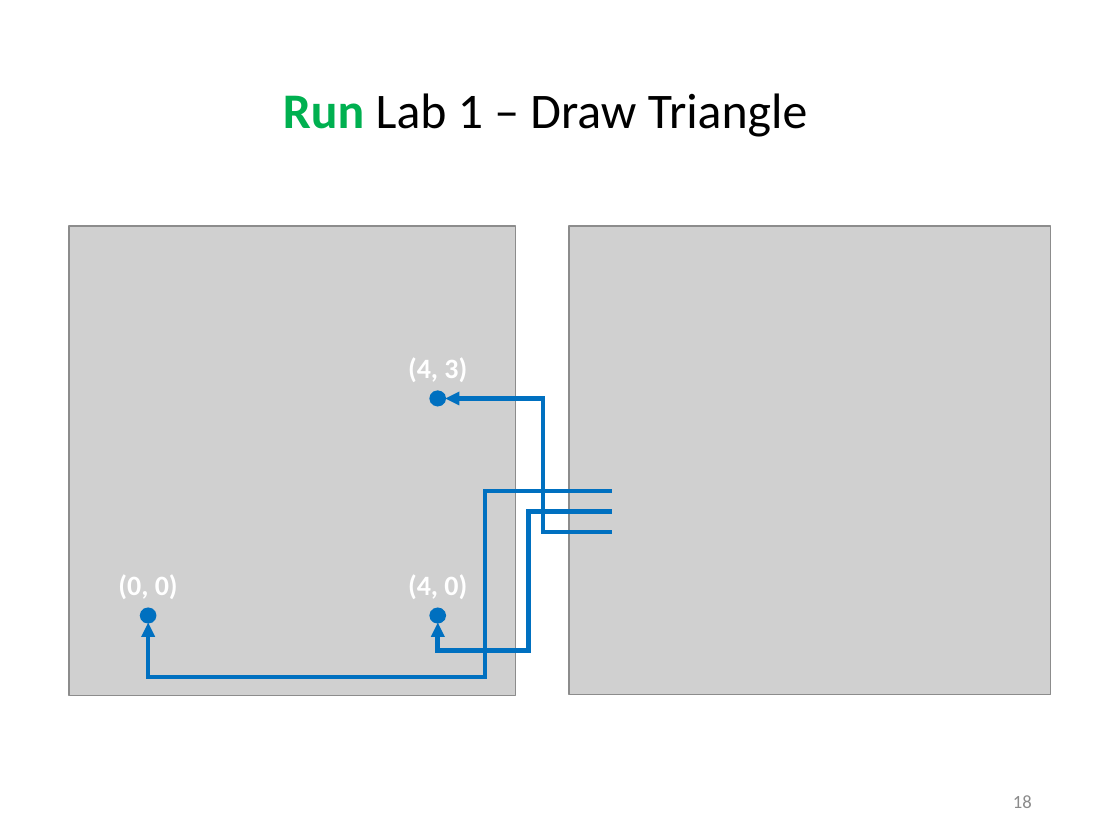
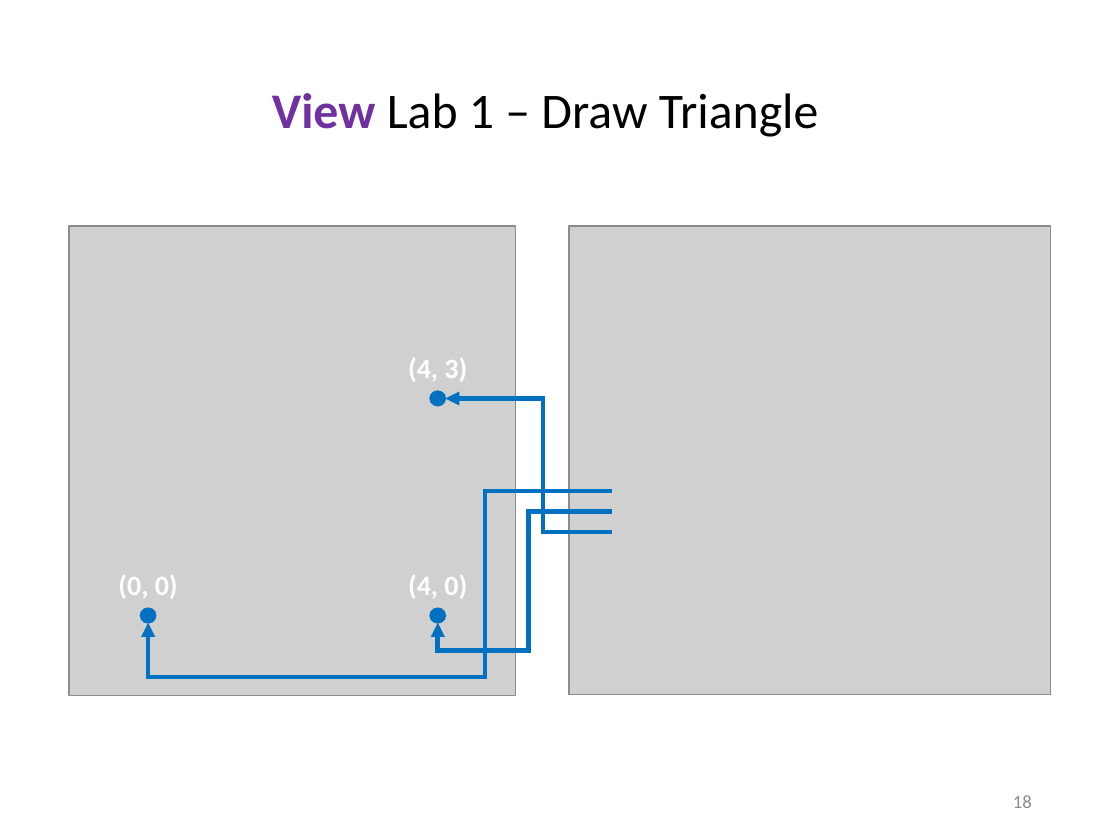
Before and after one commit to dbiersach/scicomp301-cpp-linux, a slide deck: slide 18 of session05/Session 05 - 2D Graphics, Polar Coordinates.pptx. Drawn at 1120x840 pixels with LibreOffice and Linux fonts; fonts in the diff are those of the drawing; grey boxes stand for pictures. Boxes give left, top, right and bottom in pixels: in the first picture for what was removed or moved away, otherwise in the second. Text is boxed around its words. In the diff, an @@ line names an element or a change of style, - is before the commit and + after.

```diff
--- a/session05/Session 05 - 2D Graphics, Polar Coordinates.pptx
+++ b/session05/Session 05 - 2D Graphics, Polar Coordinates.pptx
@@ title at (x1=272, y1=93, x2=818, y2=137): text changed @@
-Run Lab 1 – Draw Triangle
+View Lab 1 – Draw Triangle
```
Also in this commit, not shown: 8 other slides changed, 1 other file.
